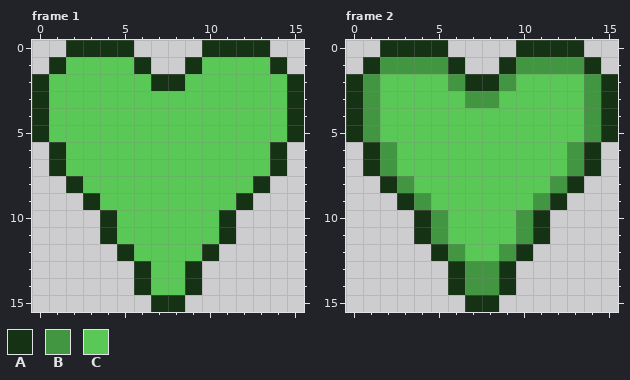
Pixel-art file, stored at Development Limbo/Assets/Art/MenuAndUi/game health.aseprite. Above is the file before it was changed.
16x16 pixels, 8 frames. Shown: frame 1, frame 2. The commit also changed other frames, which this record leaves out.
Palette (. is transparent): A #163215  B #439641  C #5ac857
Pixels before, frame 1, first column x 0:
 0 ..AAAA....AAAA..
 1 .ACCCCA..ACCCCA.
 2 ACCCCCCAACCCCCCA
 3 ACCCCCCCCCCCCCCA
 4 ACCCCCCCCCCCCCCA
 5 ACCCCCCCCCCCCCCA
 6 .ACCCCCCCCCCCCA.
 7 .ACCCCCCCCCCCCA.
 8 ..ACCCCCCCCCCA..
 9 ...ACCCCCCCCA...
10 ....ACCCCCCA....
11 ....ACCCCCCA....
12 .....ACCCCA.....
13 ......ACCA......
14 ......ACCA......
15 .......AA.......
Pixels before, frame 2, first column x 0:
 0 ..AAAA....AAAA..
 1 .ABBBBA..ABBBBA.
 2 ABCCCCBAABCCCCBA
 3 ABCCCCCBBCCCCCBA
 4 ABCCCCCCCCCCCCBA
 5 ABCCCCCCCCCCCCBA
 6 .ABCCCCCCCCCCBA.
 7 .ABCCCCCCCCCCBA.
 8 ..ABCCCCCCCCBA..
 9 ...ABCCCCCCBA...
10 ....ABCCCCBA....
11 ....ABCCCCBA....
12 .....ABCCBA.....
13 ......ABBA......
14 ......ABBA......
15 .......AA.......
The same view after the edit:
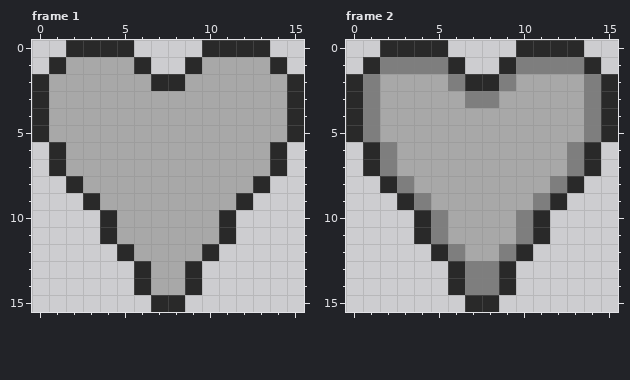
Changes in this commit:
colour A: #163215 -> #292929
colour B: #439641 -> #7e7e7e
colour C: #5ac857 -> #a8a8a8
